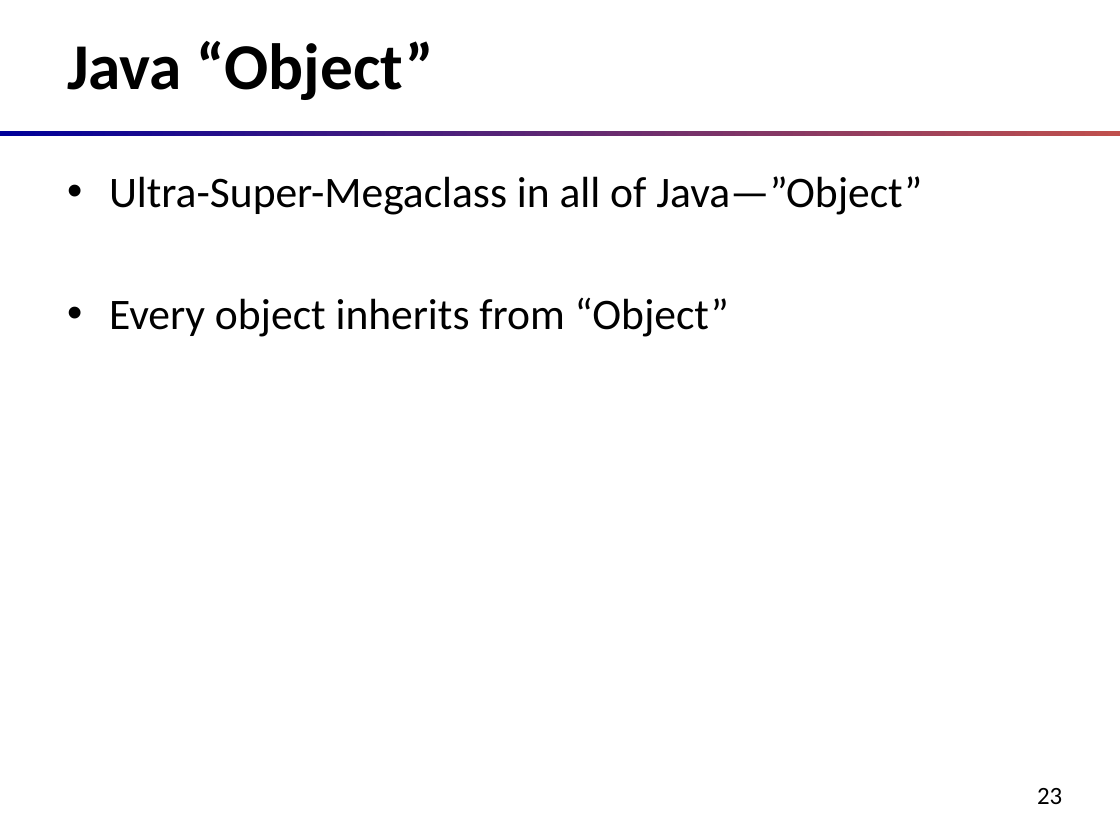
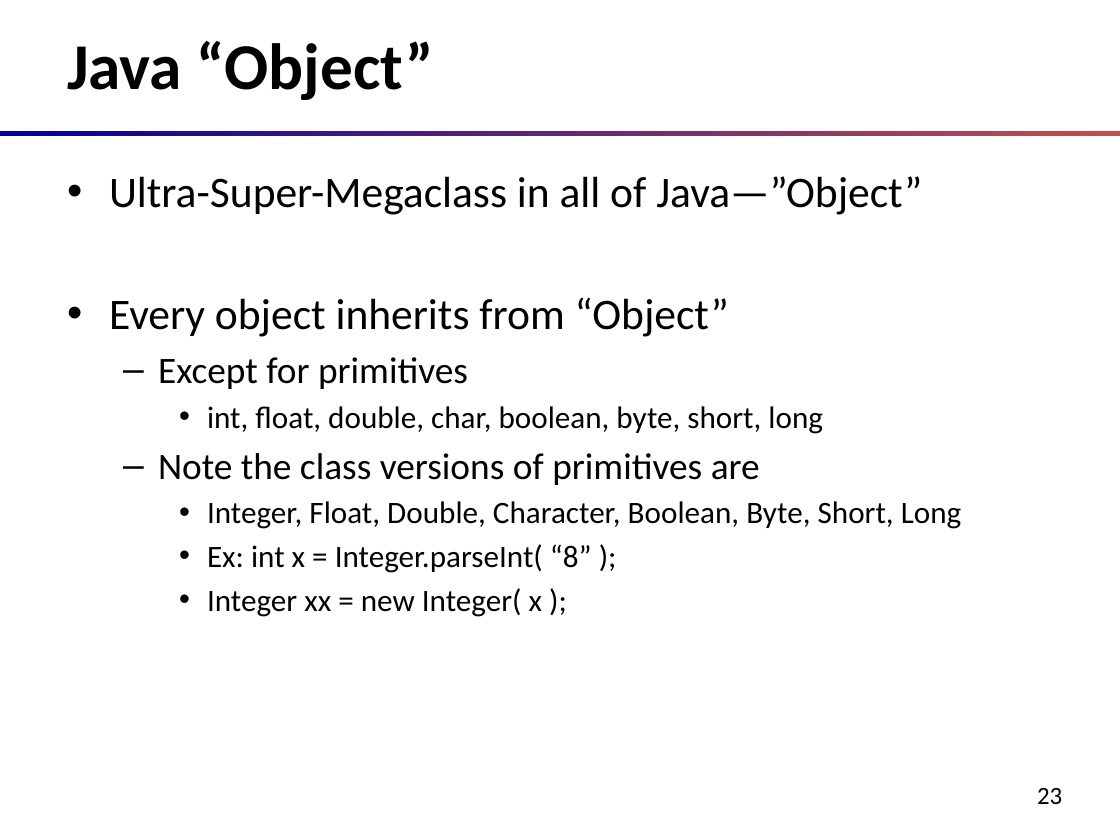
Before and after one commit to oxbot/battleship, a slide deck: slide 23 of slides/c03-Inheritance.and.Polymorphism.pptx. Drawn at 1120x840 pixels with LibreOffice and Linux fonts; fonts in the diff are those of the drawing. Boxes give left, top, right and bottom in pixels: in the first picture for what was removed or moved away, otherwise in the second. Text is boxed around its words. In the diff, an @@ line names an element or a change of style, - is before the commit and + after.

```diff
--- a/slides/c03-Inheritance.and.Polymorphism.pptx
+++ b/slides/c03-Inheritance.and.Polymorphism.pptx
@@ text at [158,357,961,617]: paragraphs added @@
+  – Except for primitives
+    • int, float, double, char, boolean, byte, short, long
+  – Note the class versions of primitives are
+    • Integer, Float, Double, Character, Boolean, Byte, Short, Long
+    • Ex: int x = Integer.parseInt( “8” );
+    • Integer xx = new Integer( x );
```
Also in this commit, not shown: 1 other slide changed, 2 other files.
